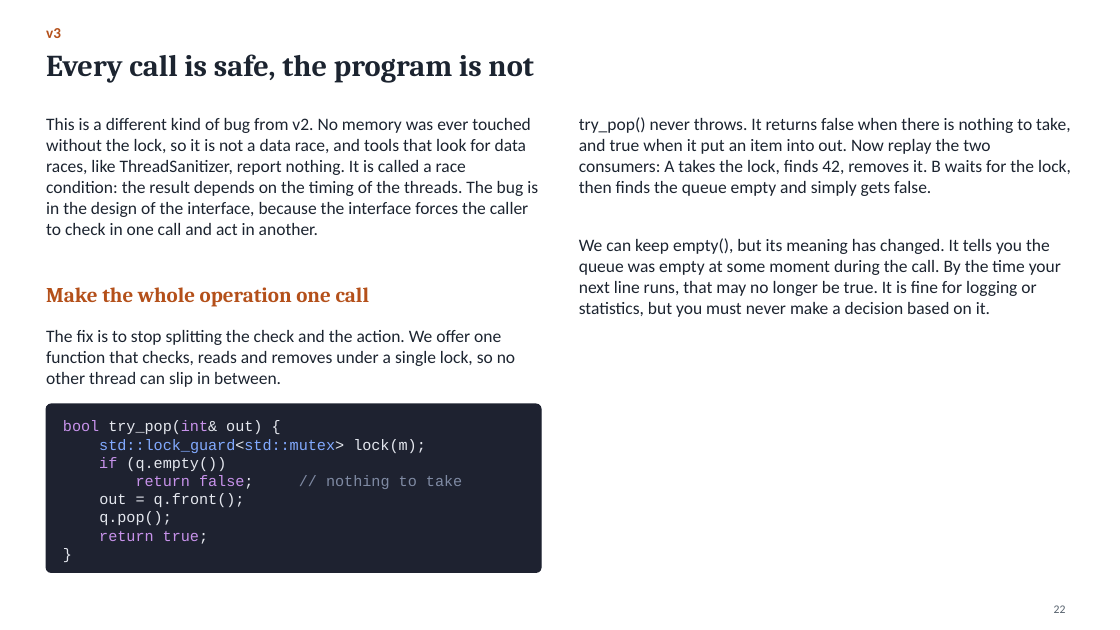
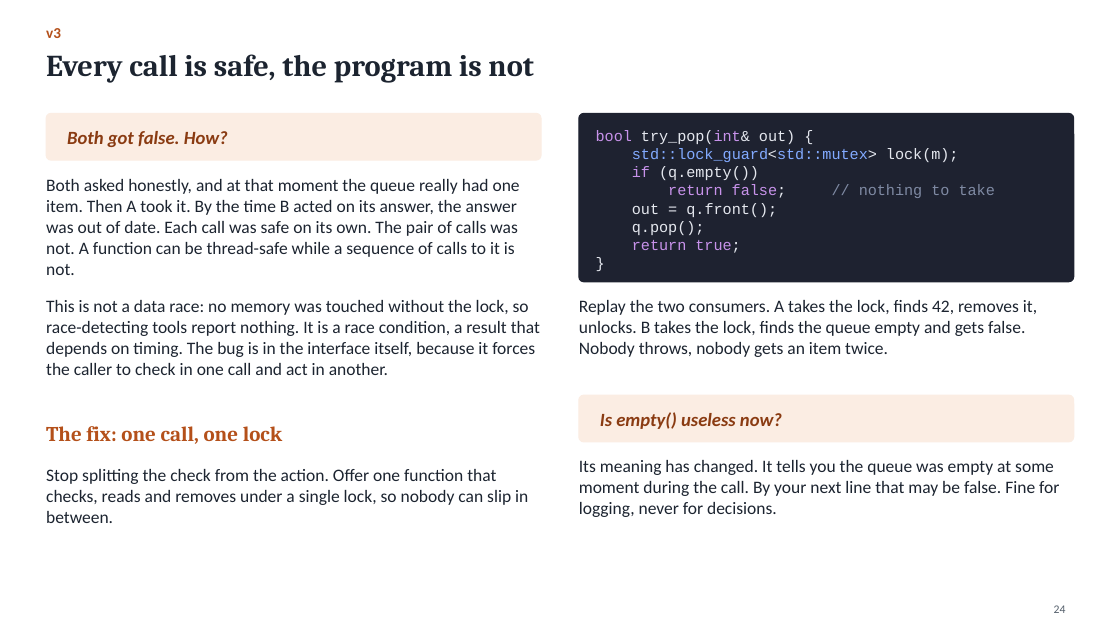
Before and after one commit to Kumarutkarsh9470/Project, a slide deck: slide 24 of Queue_Course.pptx (slide 22 before the commit). Drawn at 1120x630 pixels with LibreOffice and Linux fonts; fonts in the diff are those of the drawing. Boxes give left, top, right and bottom in pixels: in the first picture for what was removed or moved away, otherwise in the second. Text is boxed around its words. In the diff, an @@ line names an element or a change of style, - is before the commit and + after.

```diff
--- a/Queue_Course.pptx
+++ b/Queue_Course.pptx
@@ rounded rectangle added at <box>46,113,541,160</box>, fill #FBEDE3, outline #FBEDE3 1 pt @@
@@ rounded rectangle: place and size @@
-rounded rectangle at <box>46,404,541,572</box>
+rounded rectangle at <box>579,113,1074,281</box>
@@ text removed at <box>579,117,1071,196</box> @@
-try_pop() never throws. It returns false when there is nothing to take, and true when it put an item into out. Now replay the two consumers: A takes the lock, finds 42, removes it. B waits for the lock, then finds the queue empty and simply gets false.
@@ text added at <box>67,131,228,147</box>, 16 pt, text #8A3B12, bold, italic @@
+Both got false. How?
@@ text "bool try_pop(int& out) {": place and size @@
-text "bool try_pop(int& out) {" at <box>63,420,462,544</box>
+text "bool try_pop(int& out) {" at <box>596,130,995,253</box>
@@ text added at <box>46,179,520,275</box>, 15 pt, text #1C2430 @@
+Both asked honestly, and at that moment the queue really had one item. Then A took it. By the time B acted on its answer, the answer was out of date. Each call was safe on its own. The pair of calls was not. A function can be thread-safe while a sequence of calls to it is not.
@@ text removed at <box>46,287,369,307</box> @@
-Make the whole operation one call
@@ text at <box>46,300,540,375</box>: text changed @@
-This is a different kind of bug from v2. No memory was ever touched without the lock, so it is not a data race, and tools that look for data races, like ThreadSanitizer, report nothing. It is called a race condition: the result depends on the timing of the threads. The bug is in the design of the interface, because the interface forces the caller to check in one call and act in another.
+This is not a data race: no memory was touched without the lock, so race-detecting tools report nothing. It is a race condition, a result that depends on timing. The bug is in the interface itself, because it forces the caller to check in one call and act in another.
@@ text added at <box>579,300,1037,357</box>, 15 pt, text #1C2430 @@
+Replay the two consumers. A takes the lock, finds 42, removes it, unlocks. B takes the lock, finds the queue empty and gets false. Nobody throws, nobody gets an item twice.
@@ rounded rectangle added at <box>579,395,1074,442</box>, fill #FBEDE3, outline #FBEDE3 1 pt @@
@@ text added at <box>600,412,782,429</box>, 16 pt, text #8A3B12, bold, italic @@
+Is empty() useless now?
@@ text added at <box>46,426,282,444</box>, 18 pt, text #B4501A, bold @@
+The fix: one call, one lock
@@ text at <box>46,469,528,523</box>: text changed @@
-The fix is to stop splitting the check and the action. We offer one function that checks, reads and removes under a single lock, so no other thread can slip in between.
+Stop splitting the check from the action. Offer one function that checks, reads and removes under a single lock, so nobody can slip in between.
@@ text at <box>579,460,1059,517</box>: text changed @@
-We can keep empty(), but its meaning has changed. It tells you the queue was empty at some moment during the call. By the time your next line runs, that may no longer be true. It is fine for logging or statistics, but you must never make a decision based on it.
+Its meaning has changed. It tells you the queue was empty at some moment during the call. By your next line that may be false. Fine for logging, never for decisions.
@@ page number at <box>1054,605,1066,613</box>: text changed @@
-22
+24
```
Also in this commit, not shown: 76 other slides changed, 16 slides added, 5 slides removed, 8 other files.
